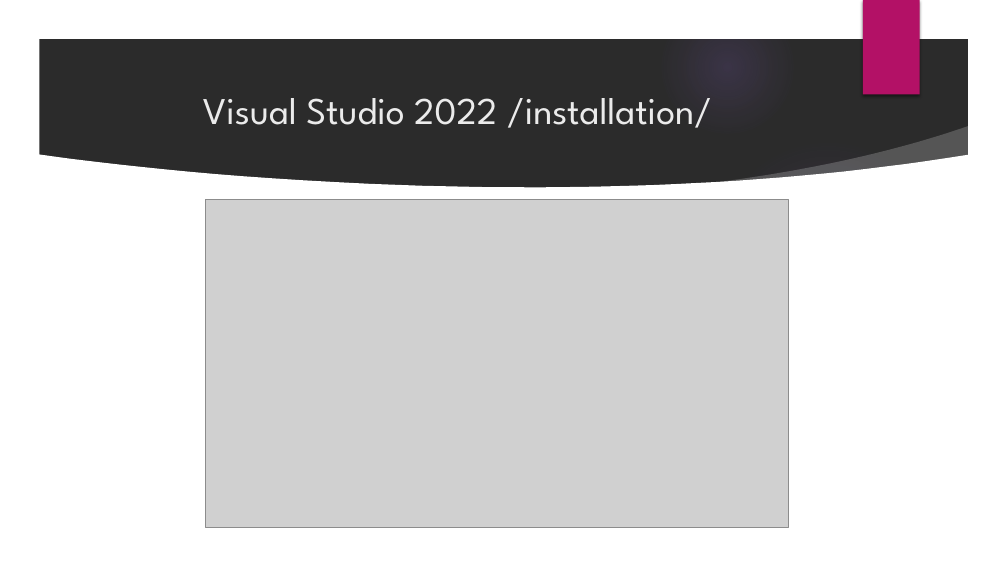
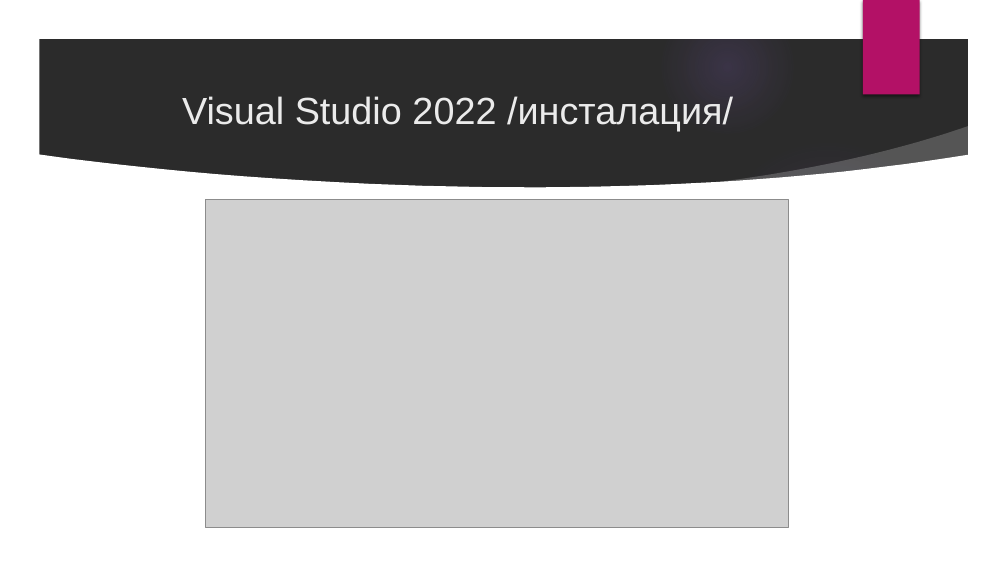
Before and after one commit to velizar92/CSharp-Programming-Presentations, a slide deck: slide 12 of C# Basics.pptx (slide 11 before the commit). Drawn at 1008x567 pixels with LibreOffice and Linux fonts; fonts in the diff are those of the drawing; grey boxes stand for pictures; background and template pictures are left out; a plain dark background stands for a picture behind light text. Boxes give left, top, right and bottom in pixels: in the first picture for what was removed or moved away, otherwise in the second. Text is boxed around its words. In the diff, an @@ line names an element or a change of style, - is before the commit and + after.

```diff
--- a/C# Basics.pptx
+++ b/C# Basics.pptx
@@ title at box(182, 96, 733, 132): text changed; font League Spartan to Arial @@
-Visual Studio 2022 /installation/
+Visual Studio 2022 /инсталация/
```
Also in this commit, not shown: 12 other slides changed, 10 slides added, 7 slides removed.
